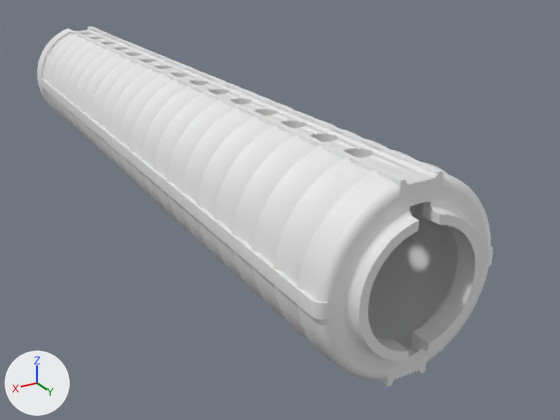
Renders of the Blender file Blends/handguard/M16A2 long handguard.blend from each side of a commit.
The view is the same before and after, from a 50 mm lens placed at (0.1327, 0.1418, 0.1034), pointed at (-0.0248, -0.1207, -0.0278). The axes (+X, +Y, +Z) are drawn at lower left. The lights are the same throughout.

Names of what the first picture shows: 'M4_Handguard_13_Up'.
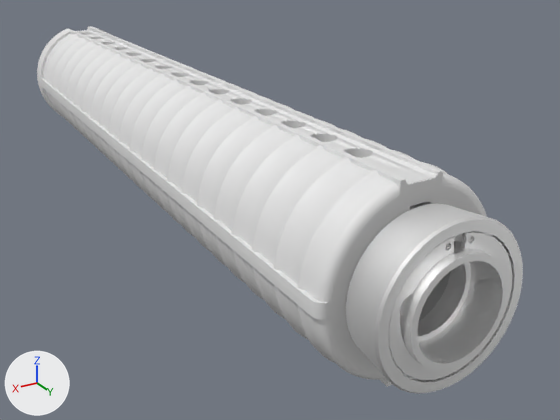
The newer file is also turned or shifted as a whole; pictures and numbers use the older file's frame.

Pixel boxes [x1, y1, x2, y2] of what changed, in the pictures (560 x 420 px):
'M4_Handguard_13_Up', reshaped (7% wider)
    before: [37, 27, 493, 387]
    after: [37, 27, 523, 394]
part 1 of me_pipe_006, built on
    before: [377, 207, 453, 360]
    after: [346, 203, 523, 394]

Edits to the bpy script that builds the scene:
```text
Add mat_handguard_ar15_kac_ris_lod0:
    mat_handguard_ar15_kac_ris_lod0 = principled_material('handguard_ar15_kac_ris_LOD0')
    mat_handguard_ar15_kac_ris_lod0.base_color = (1.0, 1.0, 1.0)  # white #ffffff
    mat_handguard_ar15_kac_ris_lod0.metallic = 1.0
    mat_handguard_ar15_kac_ris_lod0.roughness = 0.553
    mat_handguard_ar15_kac_ris_lod0.specular_ior_level = 1.0
Change me_pipe_006:
    used by ob_m4_handguard_13_up; location = (0.0, -0.0198, -0.0026); rotation_euler = (0.0, 0.0, 3.142), in degrees (0, 0, 180)
    remove me_pipe_006.from_pydata(...)  # 10063 vertices, 20137 faces; spans x -0.033..0.033, y -0.018..0.29, z -0.033..0.033
    add me_pipe_006.from_pydata(...)  # 12385 vertices, 22169 faces; spans x -0.033..0.033, y -0.034..0.29, z -0.033..0.033
    me_pipe_006 part 1: 8 vertices moved within x -0.009..0.009, y -0.018..-0.015, z -0.022..0.022; 2322 vertices added at x -0.026..0.026, y -0.034..-0.012, z -0.026..0.026
    add me_pipe_006.materials.append(mat_handguard_ar15_kac_ris_lod0)  # white #ffffff
```
